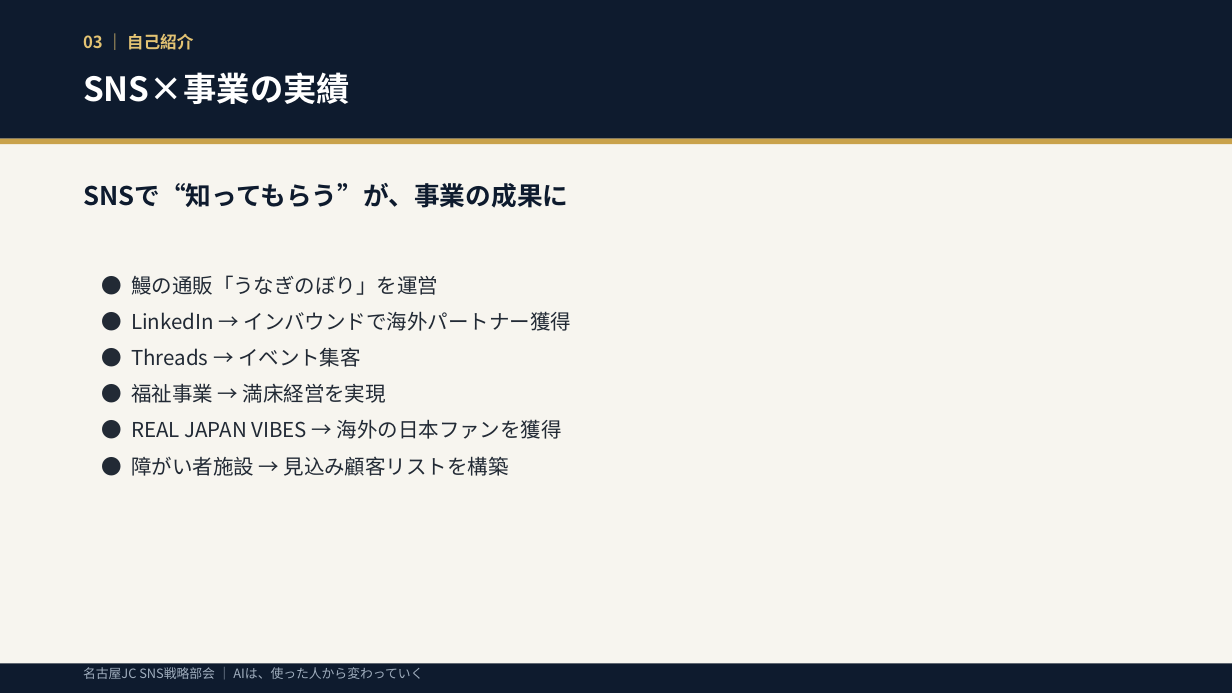
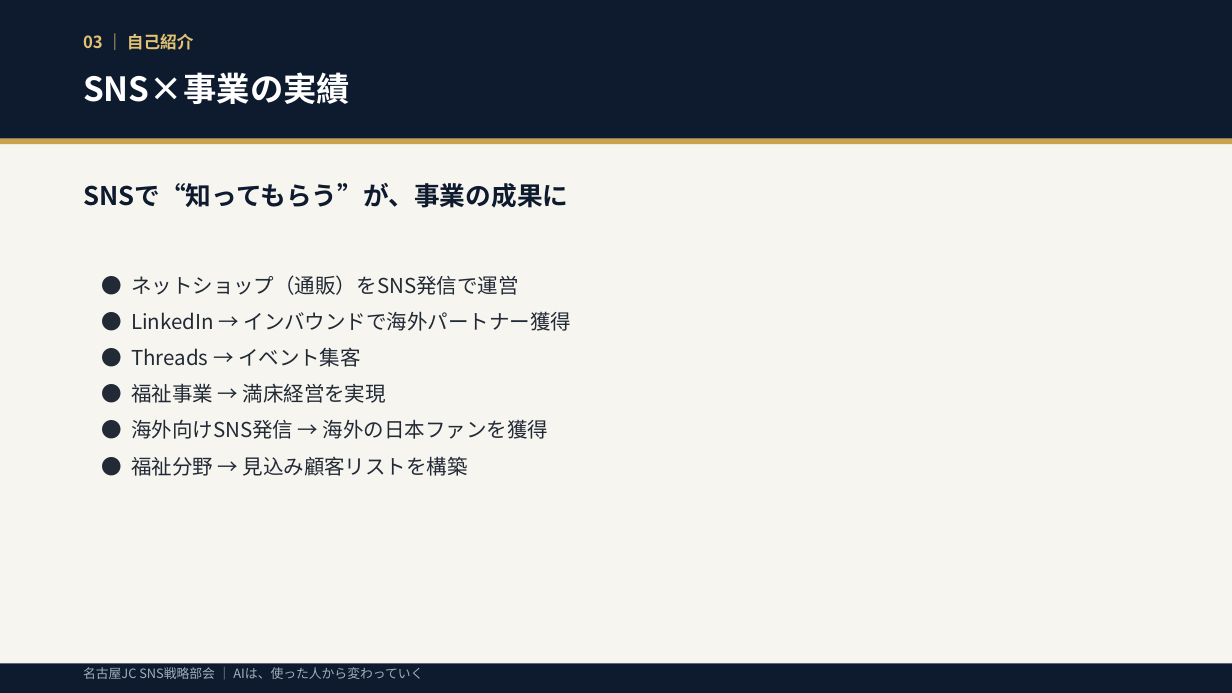
Before and after one commit to unaginobori1205/bushido-dev, a slide deck: slide 3 of ai_sns_seminar_deck.pptx. Drawn at 1232x693 pixels with LibreOffice and Linux fonts; fonts in the diff are those of the drawing. Boxes give left, top, right and bottom in pixels: in the first picture for what was removed or moved away, otherwise in the second. Text is boxed around its words. In the diff, an @@ line names an element or a change of style, - is before the commit and + after.

```diff
--- a/ai_sns_seminar_deck.pptx
+++ b/ai_sns_seminar_deck.pptx
@@ text at (x1=131, y1=275, x2=518, y2=295): text changed @@
-● 鰻の通販「うなぎのぼり」を運営
+● ネットショップ（通販）をSNS発信で運営
@@ text at (x1=131, y1=419, x2=548, y2=476): text changed @@
-● REAL JAPAN VIBES → 海外の日本ファンを獲得
-● 障がい者施設 → 見込み顧客リストを構築
+● 海外向けSNS発信 → 海外の日本ファンを獲得
+● 福祉分野 → 見込み顧客リストを構築
```
Also in this commit, not shown: 10 other files.
